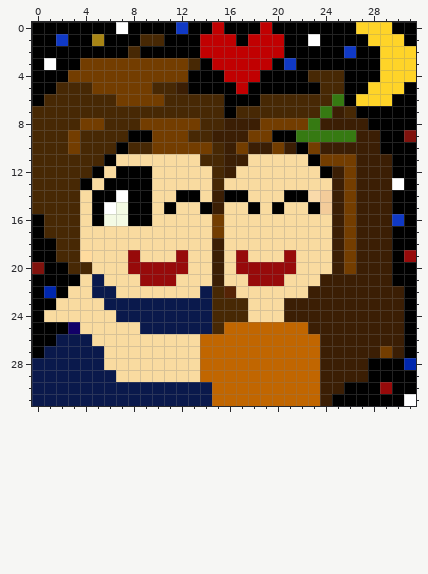
Pixel-art sprite -- GeorgiaTech_Grad2025Pics/jason_and_winnie_couple.png. Above: the version before the commit.
The file is 32x32 pixels. Colours within 5 levels of each other are drawn and written as one.
The result:
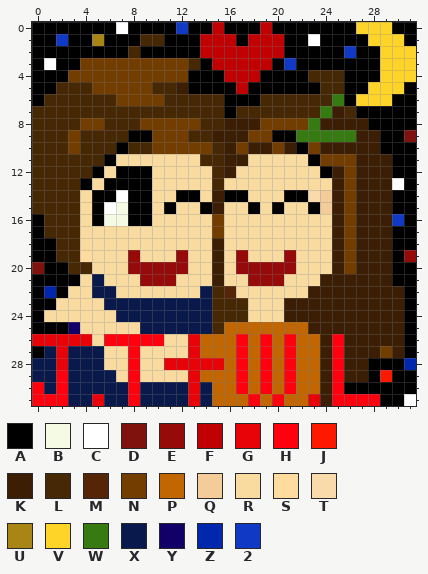
Palette (. is transparent): A #000000  B #f4fae4  C #ffffff  D #80120d  E #970a0a  F #c10001  G #e80309  H #ff000f  J #ff1800  K #3b1e04  L #472804  M #562406  N #733d00  P #c16600  Q #f3cc9a  R #f9dba0  S #ffdb9e  T #f9daaa  U #a88515  V #ffd428  W #367a12  X #0a194c  Y #120068  Z #0027ae  2 #1039c5
What changed:
The author changed colour E to colour A in row 30 at x 29.
The author changed colour A to colour G in row 26 at x 0 to 1.
The author changed colour P to colour G in row 28 at x 14 to 15; in row 31 at x 23.
The author changed colour R to colour G in rows 26 to 27 at x 13; in row 28 at x 11 to 13; in row 29 at x 13.
The author changed colour X to colour G in row 26 at x 2 to 4; in rows 27 to 28 at x 2; in row 30 at x 13; in row 31 at x 5 and 13.
The author changed colour A to colour H in row 31 at x 25 to 28.
The author changed colour K to colour H in rows 26 to 30 at x 25.
The author changed colour P to colour H in rows 26 to 30 at x 17, 19 and 21; in row 31 at x 18 and 20.
The author changed colour R to colour H in row 26 at x 6 to 10; in rows 27 to 29 at x 8.
The author changed colour X to colour H in row 29 at x 2; in row 30 at x 0, 2 and 8; in row 31 at x 0 to 2 and 8.
The author changed colour A to colour J in row 29 at x 29.
Where, in picture pixels (left, top, right, bottom), the same in both pictures:
changed: (32, 334, 392, 406)
